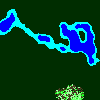
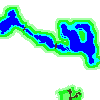
Layered file, before and after one edit (100px x 100px). Changes by layer:
painted on "Pasted Layer" over [55,85,84,100]
added layer "paths over river" above "base map copy" over [1,11,69,51]
added layer "base map copy" above "base map" over [0,9,100,66]
hid "base map", painted on it over [0,0,100,100]
added layer "bkg #1" above "bkg #2" over [0,7,100,68]
added layer "bkg #2" above "slashes on south" over [0,5,100,70]
added layer "bkg" above "extra detail" over [0,0,100,100]
